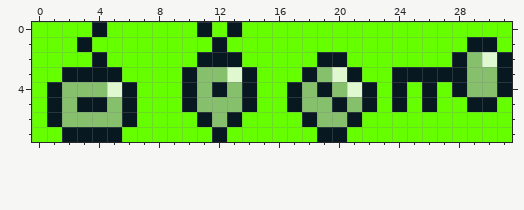
Pixel-art file: assets/food-spritesheet.aseprite. The first picture shows the starting point.
32x8 pixels, 1 frame.
After:
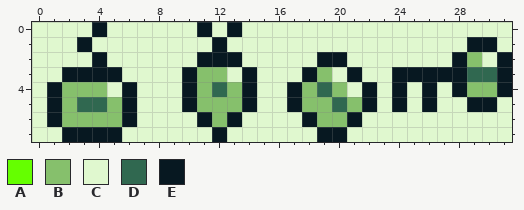
Palette (. is transparent): A #65ff00  B #86c06c  C #e0f8cf  D #306850  E #071821
From old to new:
Changed rows in their new state; - is an unchanged pixel.
first column x 0:
0 CCCC-CCCCCC-C-CCCCCCCCCCCCCCCCCC
1 CCC-CCCCCCCC-CCCCCCCCCCCCCCCC--C
2 CCCC-CCCCCC---CCCCC--CCCCCCC----
3 CC----CCCC-----CCC----CC-----DD-
4 C------CCC--D--CC--D---C-C-C----
5 C--DD--CCC-----CC---D--C-C-CC--C
6 C------CCCC---CCCC----CCCCCCCCCC
7 CC----CCCCCC-CCCCCC--CCCCCCCCCCC
Changed places in both pictures, as pixel boxes (x1, y1, x2, y2):
changed: (32, 22, 512, 142)
